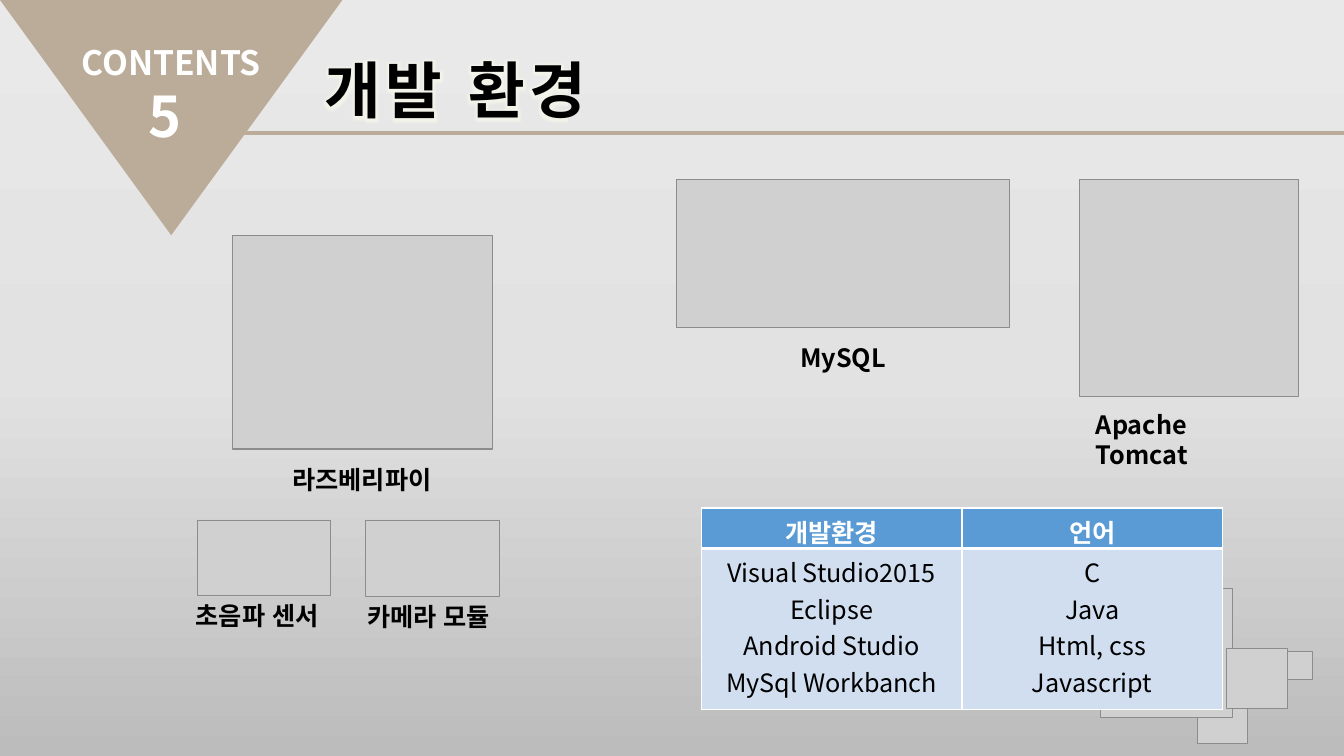
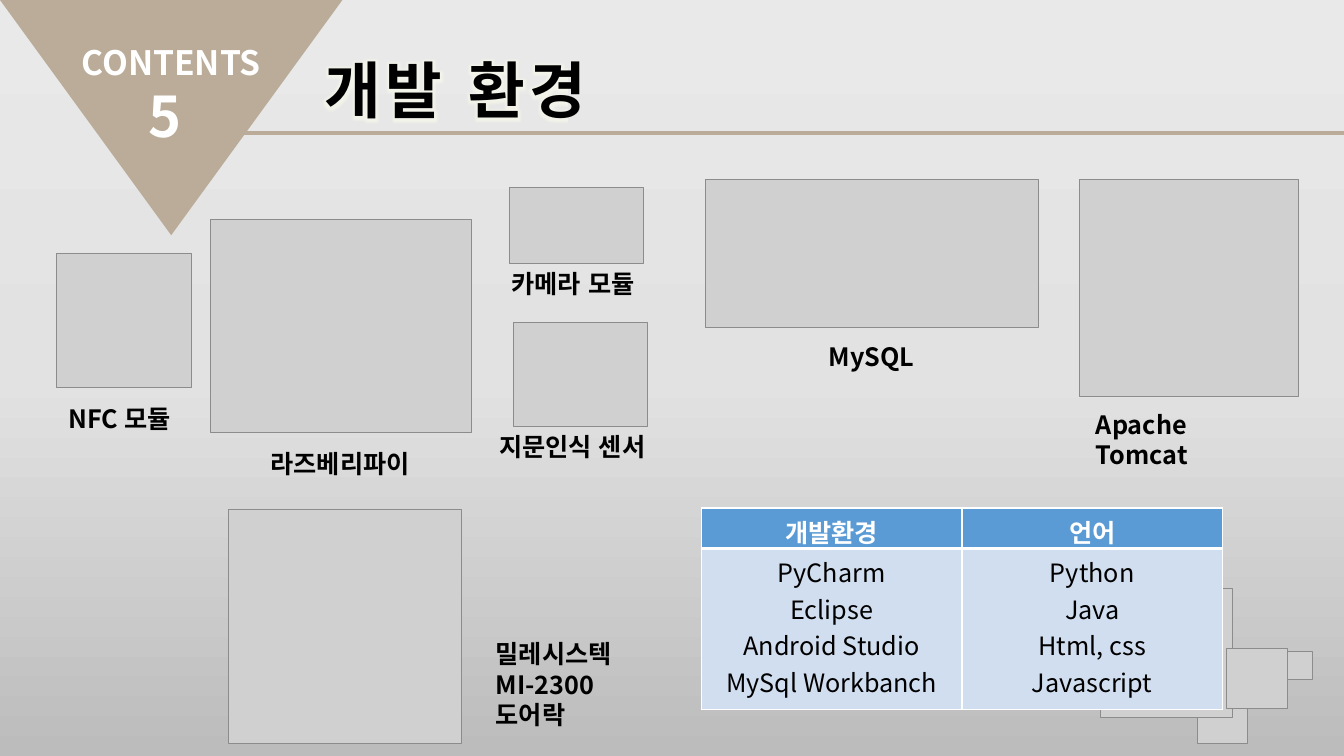
Before and after one commit to hrnoh/graduate_proj, a slide deck: slide 16 of 종합설계_제안서(2차).pptx (slide 10 before the commit). Drawn at 1344x756 pixels with LibreOffice and Linux fonts; fonts in the diff are those of the drawing; grey boxes stand for pictures; background and template pictures are left out. Boxes give left, top, right and bottom in pixels: in the first picture for what was removed or moved away, otherwise in the second. Text is boxed around its words. In the diff, an @@ line names an element or a change of style, - is before the commit and + after.

```diff
--- a/종합설계_제안서(2차).pptx
+++ b/종합설계_제안서(2차).pptx
@@ picture: place and size @@
-picture at (677,179,1009,328)
+picture at (706,179,1038,328)
@@ picture: place and size @@
-picture at (365,520,499,596)
+picture at (509,188,643,263)
@@ picture: place and size @@
-picture at (233,236,493,449)
+picture at (211,220,471,433)
@@ picture added at (56,253,192,388) @@
@@ text "카메라 모듈": place and size @@
-text "카메라 모듈" at (367,605,490,629)
+text "카메라 모듈" at (511,272,634,296)
@@ picture added at (513,323,647,426) @@
@@ text "MySQL": place and size @@
-text "MySQL" at (800,348,886,373)
+text "MySQL" at (829,347,915,372)
@@ text added at (69,407,170,430), 18 pt, text #000000, bold @@
+NFC 모듈
@@ text "라즈베리파이": place and size @@
-text "라즈베리파이" at (292,468,431,492)
+text "라즈베리파이" at (270,452,409,476)
@@ text added at (499,435,645,459), 18 pt, text #000000, bold @@
+지문인식 센서
@@ table at (702,508,1224,710) @@
-row 2, column 1: Visual Studio2015 / Eclipse / Android Studio / MySql Workbanch
+row 2, column 1: PyCharm / Eclipse / Android Studio / MySql Workbanch
-row 2, column 2: C / Java / Html, css / Javascript
+row 2, column 2: Python / Java / Html, css / Javascript
@@ picture removed at (198,520,331,596) @@
@@ picture added at (228,510,462,744) @@
@@ text removed at (196,604,318,628) @@
-초음파 센서
@@ text added at (496,642,612,727), 18 pt, text #000000, bold @@
+밀레시스텍 MI-2300
+도어락
```
Also in this commit, not shown: 7 other slides changed, 12 slides added, 3 slides removed.
